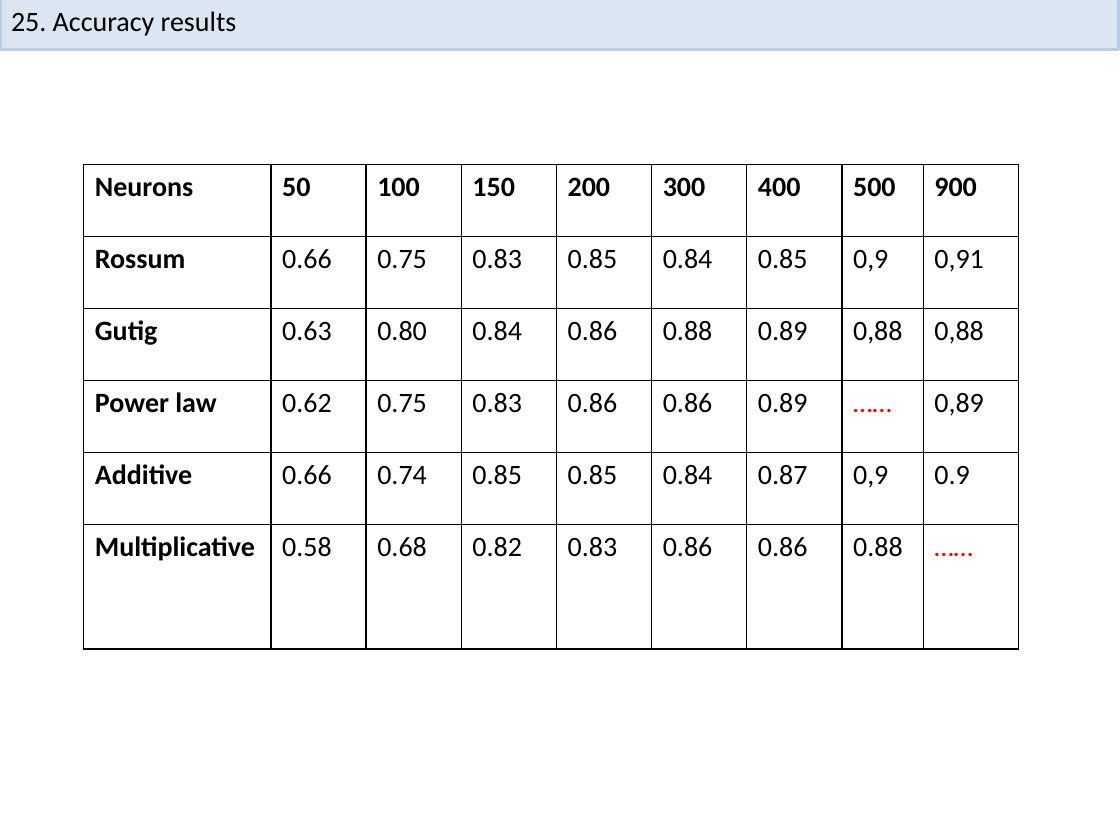
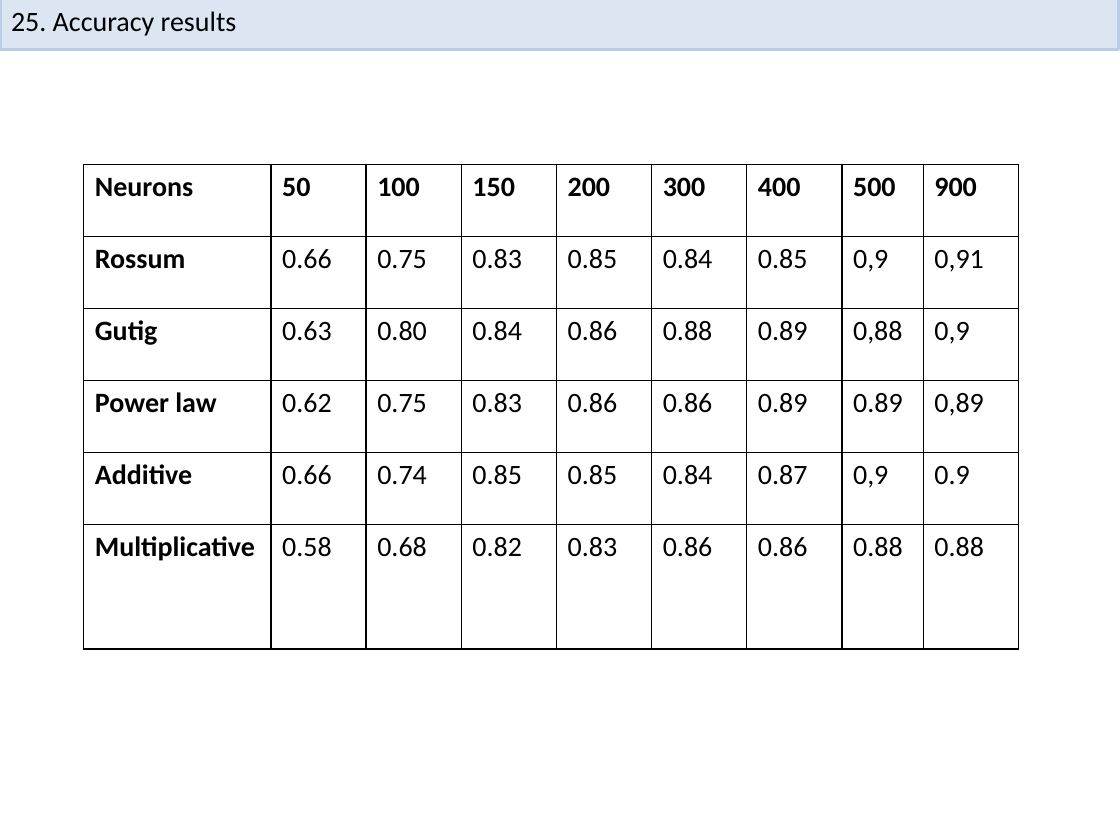
Before and after one commit to asmae175/Figures-accuracy, a slide deck: slide 1 of accuracy-variants-results.pptx. Drawn at 1120x840 pixels with LibreOffice and Linux fonts; fonts in the diff are those of the drawing. Boxes give left, top, right and bottom in pixels: in the first picture for what was removed or moved away, otherwise in the second. Text is boxed around its words. In the diff, an @@ line names an element or a change of style, - is before the commit and + after.

```diff
--- a/accuracy-variants-results.pptx
+++ b/accuracy-variants-results.pptx
@@ table at <box>84,165,1019,650</box> @@
-row 3, column 9: 0,88
+row 3, column 9: 0,9
-row 4, column 8: ……
+row 4, column 8: 0.89
-row 6, column 9: ……
+row 6, column 9: 0.88
```
Also in this commit, not shown: 1 other file.
